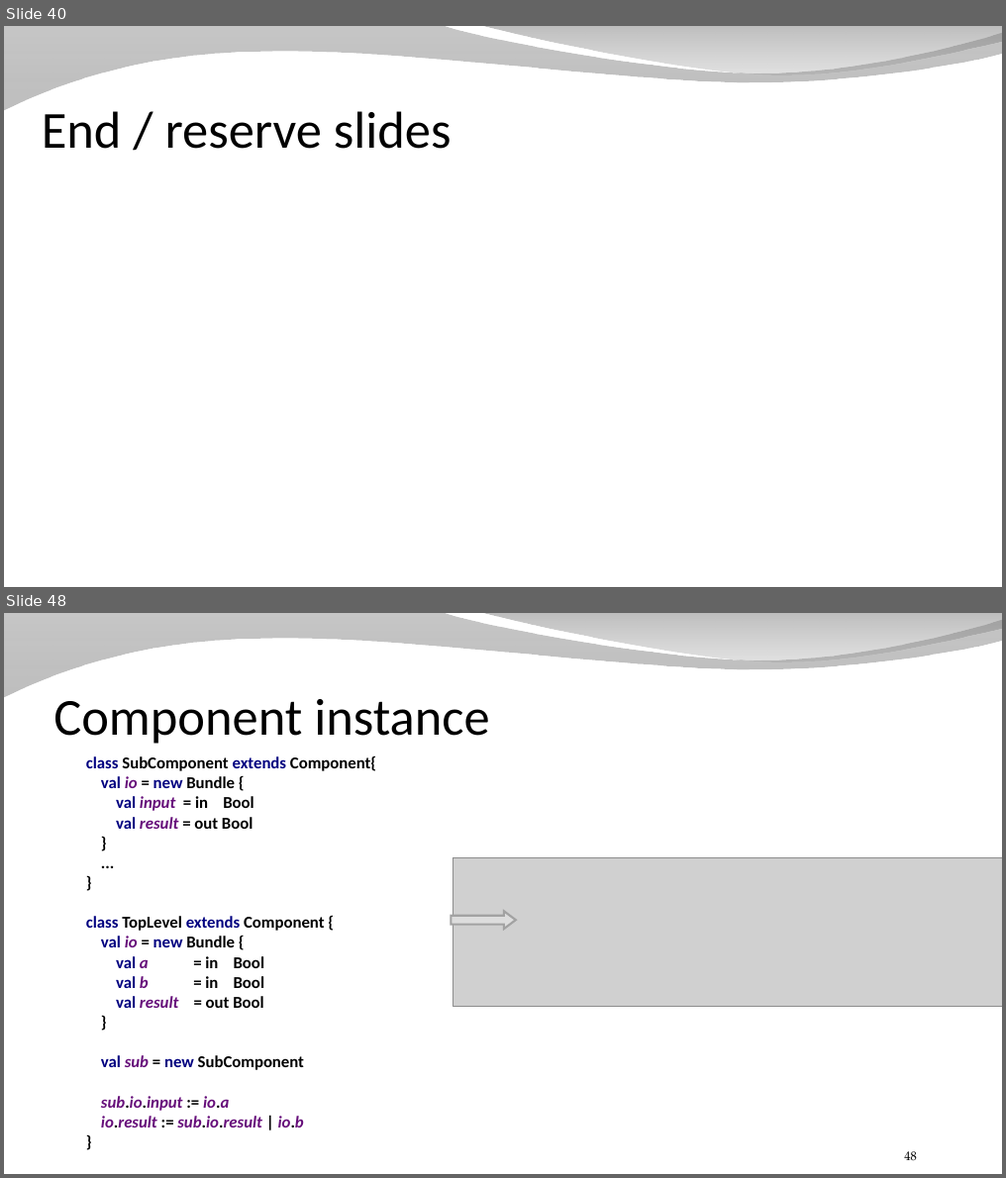
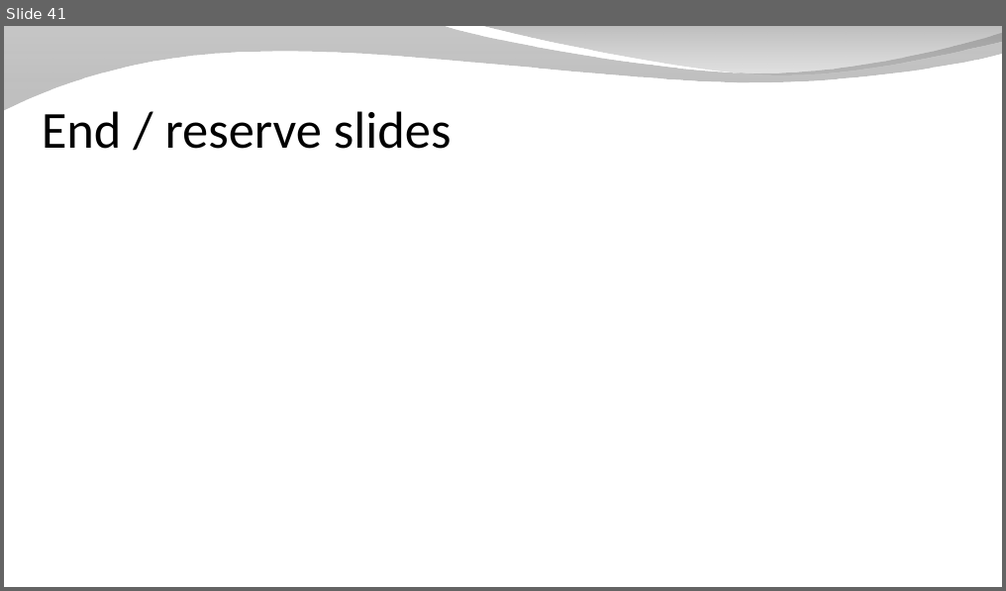
Before and after one commit to SpinalHDL/SpinalDoc, a slide deck: presentation/en/presentation_move_forward.odp. Shown one above the other, each under a label of ours: slides 40 and 48 before the commit, slide 41 after it; the slides between them are not shown. The pictures are 1006x1178 and 1006x591 pixels, drawn with LibreOffice and Linux fonts; fonts in the diff are those of the drawing; grey boxes stand for pictures; background and template pictures are left out. Boxes give left, top, right and bottom in pixels: in the first picture for what was removed or moved away, otherwise in the second. Text is boxed around its words. In the diff, an @@ line names an element or a change of style, - is before the commit and + after.

```diff
--- a/presentation/en/presentation_move_forward.odp
+++ b/presentation/en/presentation_move_forward.odp
@@ slide 48 removed at box(4, 613, 1002, 1174), background picture (left out); not listed: 2 template elements that a slide beside it also shows @@
@@ title removed at box(54, 699, 489, 744) @@
-Component instance
@@ text removed at box(86, 756, 376, 1128) @@
-class SubComponent extends Component{
-val io = new Bundle {
-val input = in Bool
-val result = out Bool
-}
-...
-}
-class TopLevel extends Component {
-val io = new Bundle {
-val a = in Bool
-val b = in Bool
-val result = out Bool
-}
-val sub = new SubComponent
-sub.io.input := io.a
-io.result := sub.io.result | io.b
-}
@@ picture removed at box(452, 859, 1002, 1006) @@
@@ right arrow removed at box(450, 911, 516, 930) @@
@@ page number removed at box(904, 1152, 917, 1161) @@
-48
@@ what was slide 40 is now slide 41 @@
```
Also in this commit, not shown: 10 slides changed, 2 slides added, 54 other slides removed, 9 other files.
